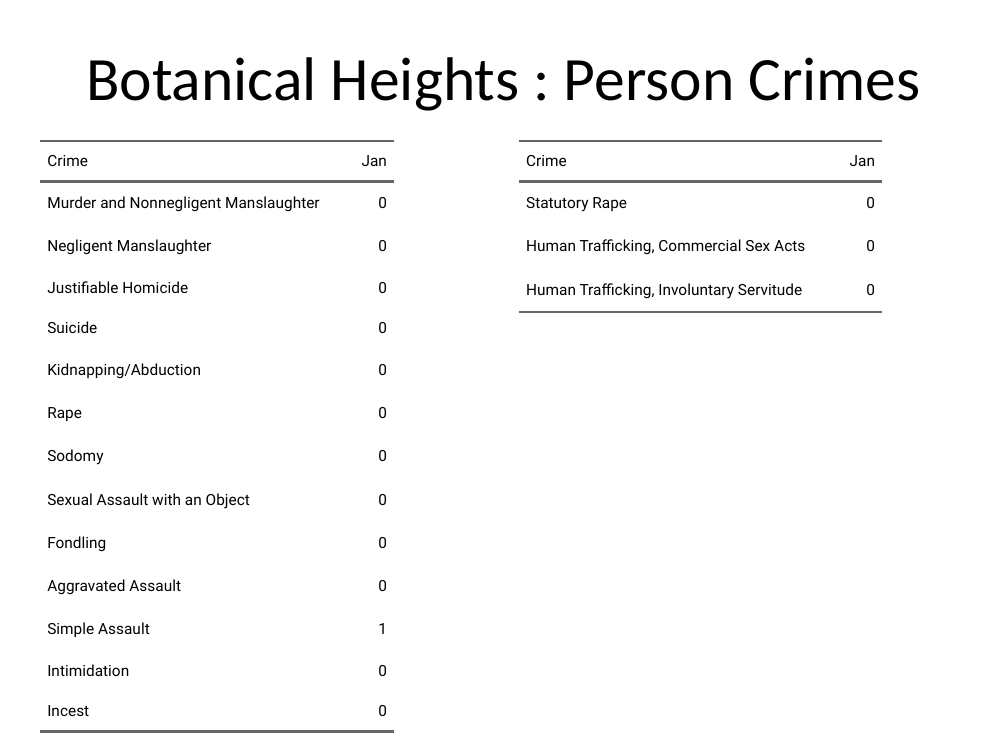
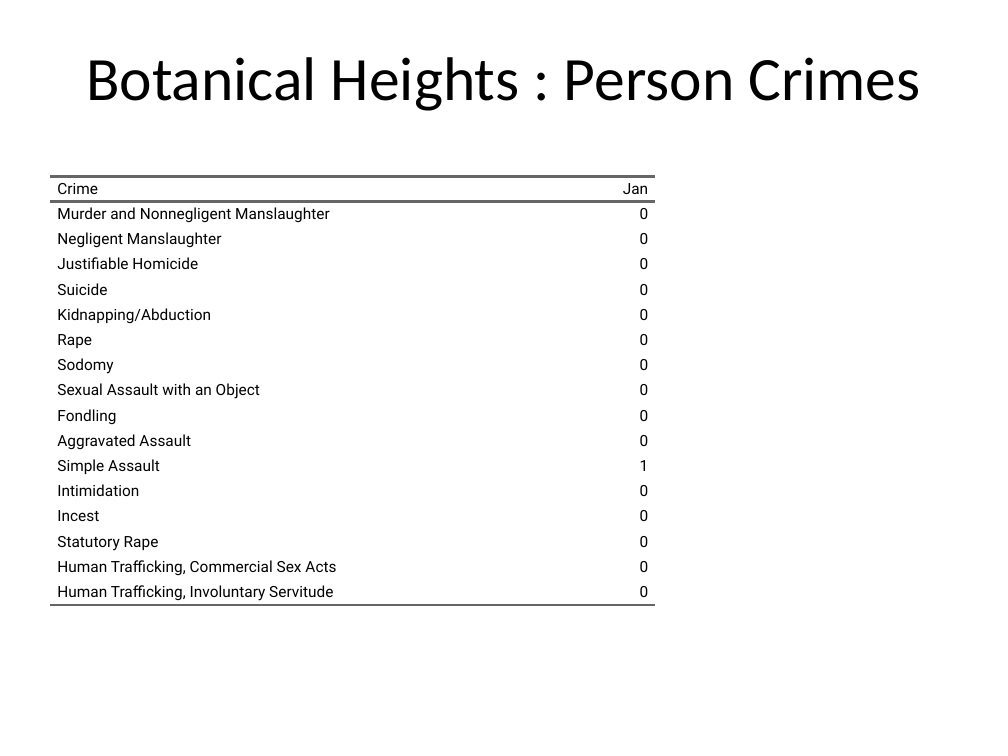
Before and after one commit to wumcrc/monthly-crime-reports, a slide deck: slide 14 of NIBRS/results/test.pptx (slide 12 before the commit). Drawn at 1008x756 pixels with LibreOffice and Linux fonts; fonts in the diff are those of the drawing. Boxes give left, top, right and bottom in pixels: in the first picture for what was removed or moved away, otherwise in the second. Text is boxed around its words. In the diff, an @@ line names an element or a change of style, - is before the commit and + after.

```diff
--- a/NIBRS/results/test.pptx
+++ b/NIBRS/results/test.pptx
@@ table removed at (x1=519, y1=141, x2=882, y2=444), 4 rows, 2 columns @@
-Crime | Jan
-Statutory Rape | 0
-Human Trafficking, Commercial Sex Acts | 0
-Human Trafficking, Involuntary Servitude | 0
@@ table at (x1=50, y1=176, x2=655, y2=675) @@
+row 15: Statutory Rape | 0
+row 16: Human Trafficking, Commercial Sex Acts | 0
+row 17: Human Trafficking, Involuntary Servitude | 0
@@ table resized from (x1=40, y1=141, x2=394, y2=720) to (x1=50, y1=176, x2=655, y2=675) @@
```
Also in this commit, not shown: 11 other slides changed, 3 slides added, 1 other file.
